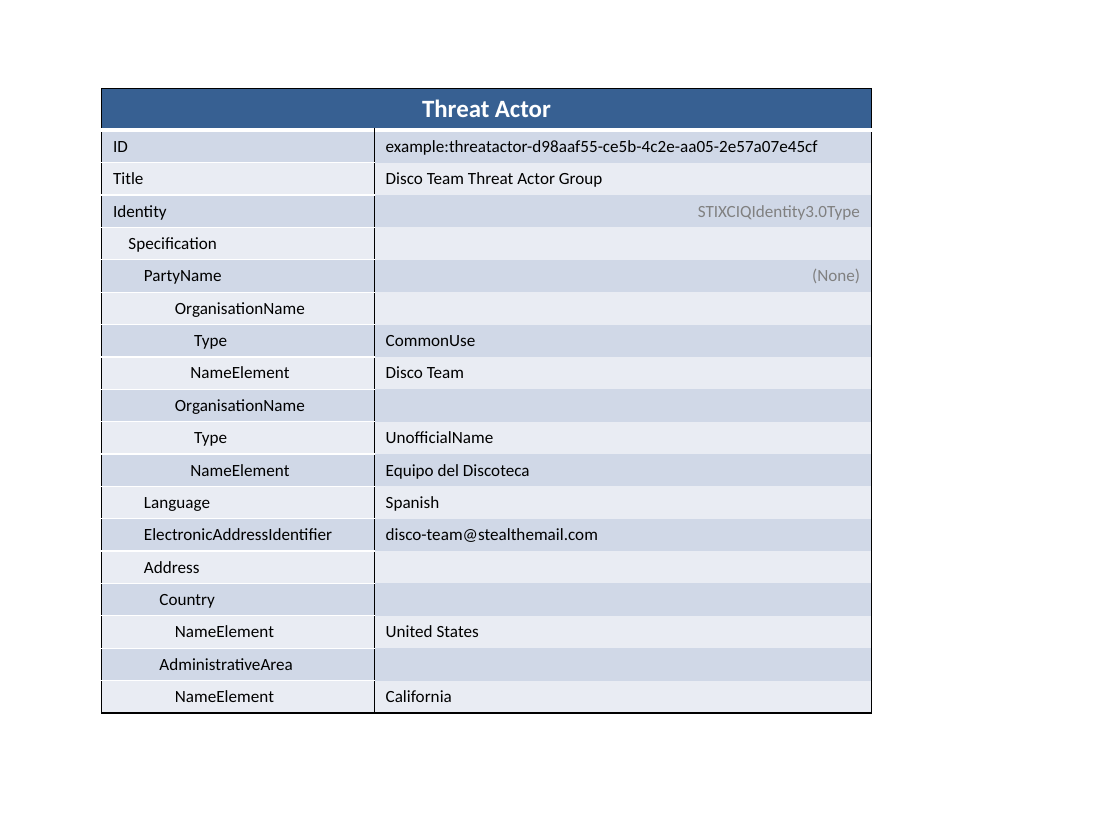
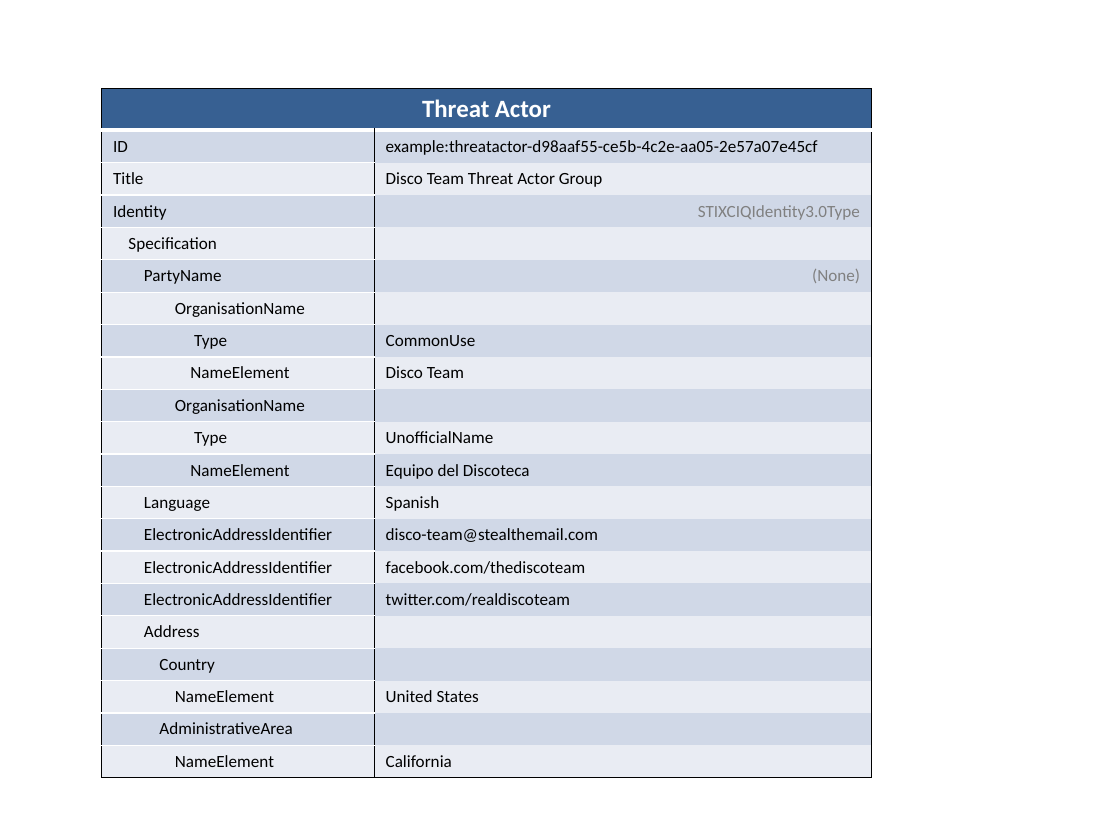
Before and after one commit to STIXProject/stixproject.github.io, a slide deck: slide 1 of documentation/idioms/identity-group/diagram.pptx. Drawn at 1120x840 pixels with LibreOffice and Linux fonts; fonts in the diff are those of the drawing. Boxes give left, top, right and bottom in pixels: in the first picture for what was removed or moved away, otherwise in the second. Text is boxed around its words. In the diff, an @@ line names an element or a change of style, - is before the commit and + after.

```diff
--- a/documentation/idioms/identity-group/diagram.pptx
+++ b/documentation/idioms/identity-group/diagram.pptx
@@ table at <box>102,88,871,771</box> @@
+row 15: ElectronicAddressIdentifier | facebook.com/thediscoteam | 
+row 16: ElectronicAddressIdentifier | twitter.com/realdiscoteam | 
```
Also in this commit, not shown: 1 other file.
